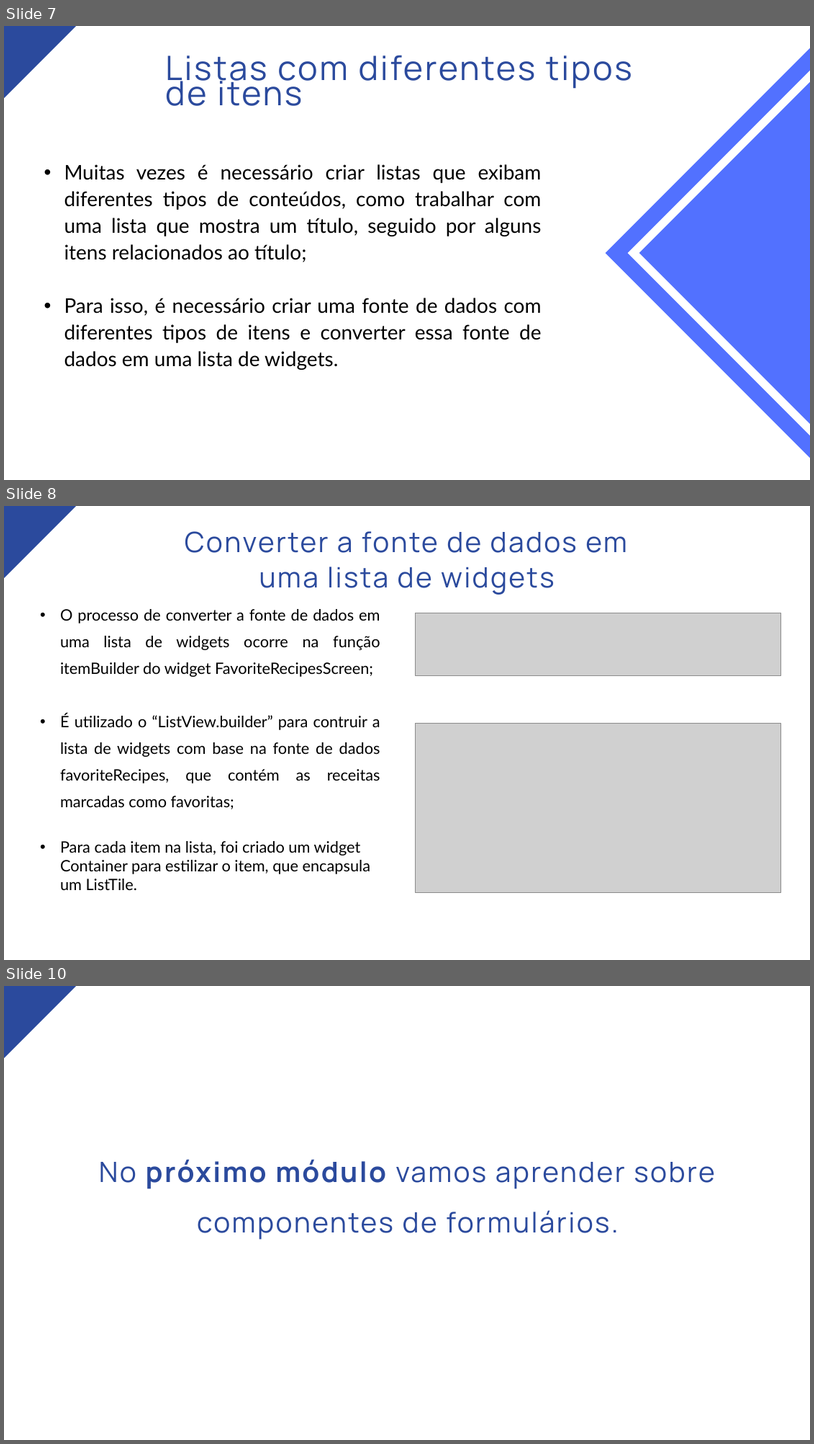
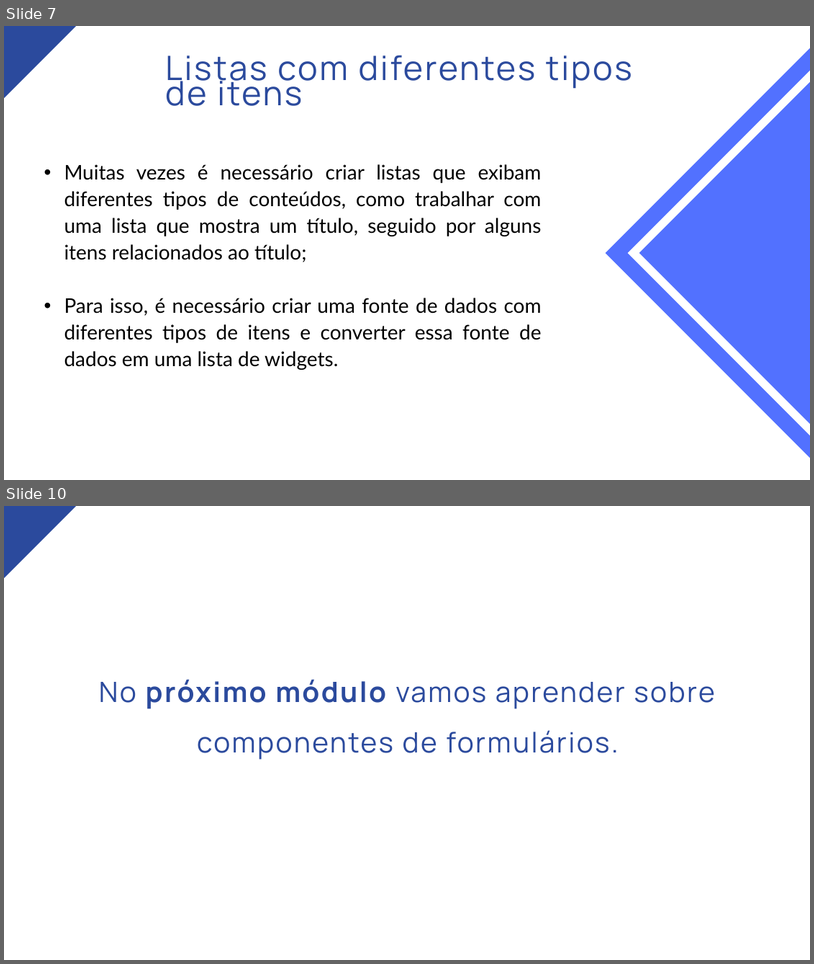
Before and after one commit to nataliascosta/Flutter, a slide deck: Módulo 09 - DataGrids/Módulo IX - DataGrids.pptx. Shown one above the other, each under a label of ours: slides 7, 8 and 10 before the commit, slides 7 and 10 after it; the slides between them are not shown. The pictures are 814x1444 and 814x964 pixels, drawn with LibreOffice and Linux fonts; fonts in the diff are those of the drawing; grey boxes stand for pictures. Boxes give left, top, right and bottom in pixels: in the first picture for what was removed or moved away, otherwise in the second. Text is boxed around its words. In the diff, an @@ line names an element or a change of style, - is before the commit and + after.

```diff
--- a/Módulo 09 - DataGrids/Módulo IX - DataGrids.pptx
+++ b/Módulo 09 - DataGrids/Módulo IX - DataGrids.pptx
@@ slide 8 removed at (4, 506, 810, 960), background #FFFFFF @@
@@ freeform shape removed at (4, 506, 76, 578) @@
@@ text removed at (185, 531, 627, 595) @@
-Converter a fonte de dados em uma lista de widgets
@@ text removed at (60, 609, 381, 890) @@
-• O processo de converter a fonte de dados em uma lista de widgets ocorre na função itemBuilder do widget FavoriteRecipesScreen;
-• É utilizado o “ListView.builder” para contruir a lista de widgets com base na fonte de dados favoriteRecipes, que contém as receitas marcadas como favoritas;
-• Para cada item na lista, foi criado um widget Container para estilizar o item, que encapsula um ListTile.
@@ picture removed at (416, 613, 781, 676) @@
@@ picture removed at (416, 723, 781, 892) @@
```
Also in this commit, not shown: 4 slides changed, 2 slides added, 1 other slide removed, 1 other file.
